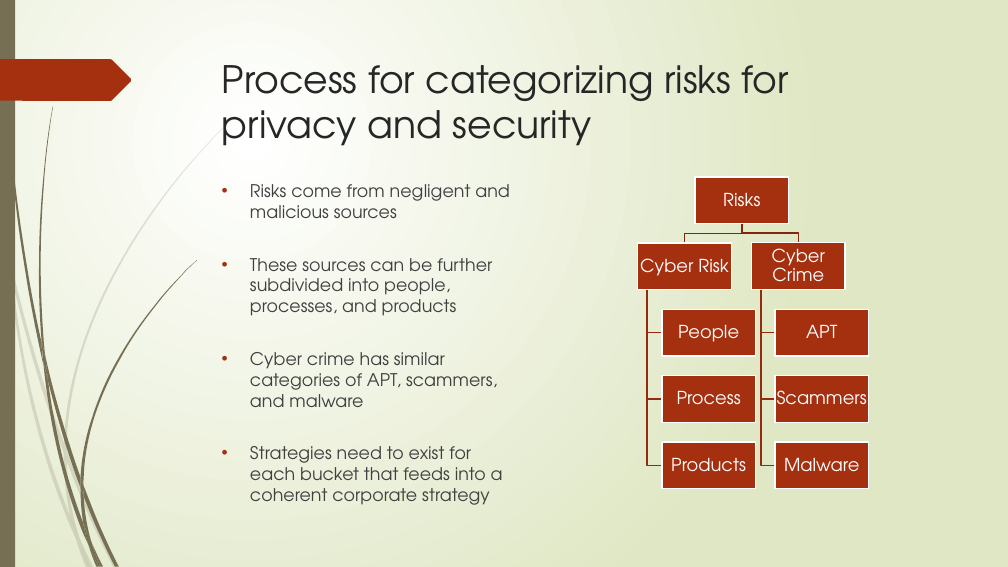
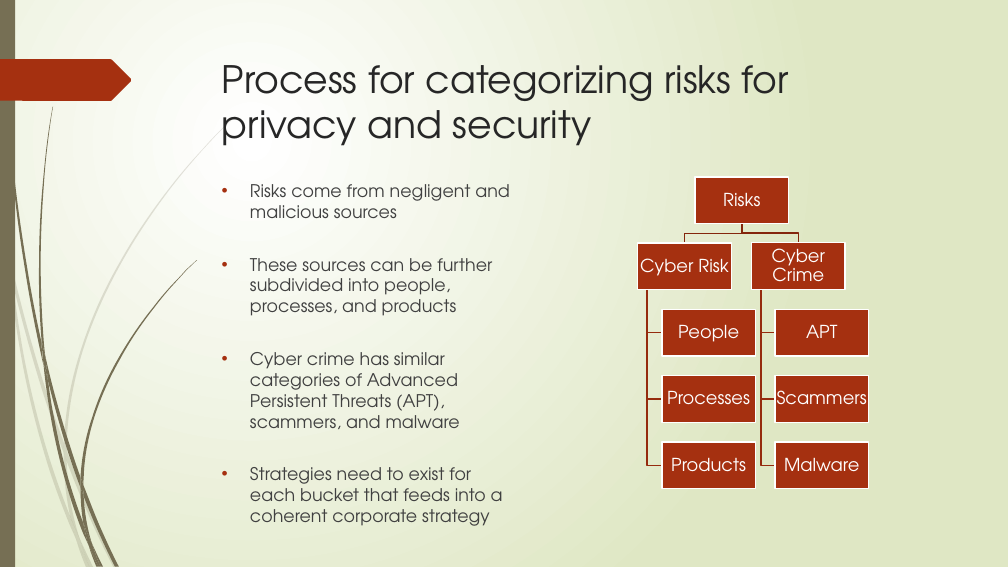
Before and after one commit to dr-natetorious/TIM-7030-Managing_Risks_and_Privacy, a slide deck: slide 3 of Week2_RiskManagement/BachmeierNTIM7030-2.pptx. Drawn at 1008x567 pixels with LibreOffice and Linux fonts; fonts in the diff are those of the drawing. Boxes give left, top, right and bottom in pixels: in the first picture for what was removed or moved away, otherwise in the second. Text is boxed around its words. In the diff, an @@ line names an element or a change of style, - is before the commit and + after.

```diff
--- a/Week2_RiskManagement/BachmeierNTIM7030-2.pptx
+++ b/Week2_RiskManagement/BachmeierNTIM7030-2.pptx
@@ text at (x1=250, y1=352, x2=460, y2=429): text changed @@
-• Cyber crime has similar categories of APT, scammers, and malware
+• Cyber crime has similar categories of Advanced Persistent Threats (APT), scammers, and malware
@@ text at (x1=667, y1=390, x2=750, y2=405): text changed @@
-Process
+Processes
```
Also in this commit, not shown: 7 other slides changed, 2 other files.
